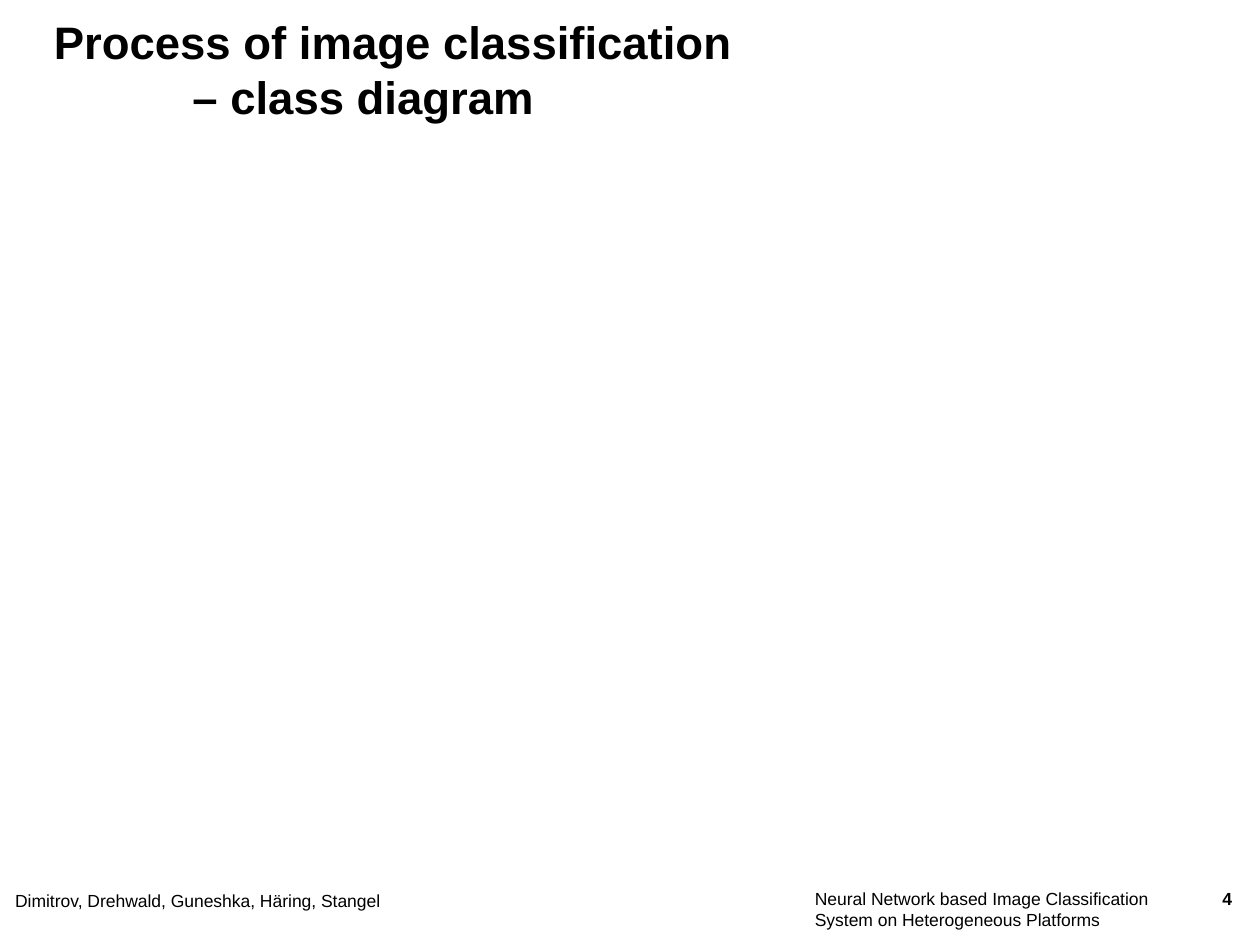
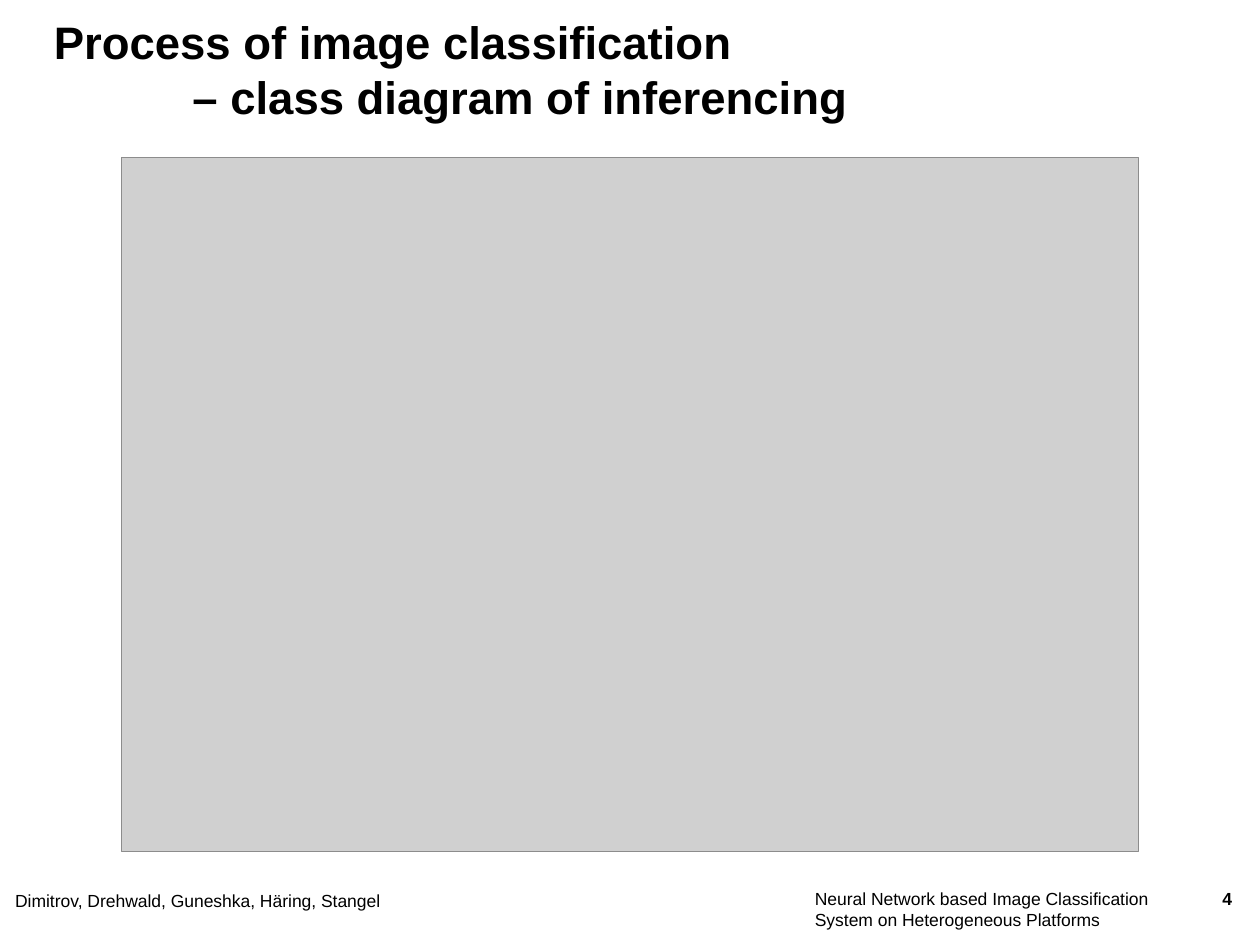
Before and after one commit to JohannesHaering/PSE, a slide deck: slide 4 of DesignPhase/colloqium_design.pptx. Drawn at 1260x945 pixels with LibreOffice and Linux fonts; fonts in the diff are those of the drawing; grey boxes stand for pictures; background and template pictures are left out. Boxes give left, top, right and bottom in pixels: in the first picture for what was removed or moved away, otherwise in the second. Text is boxed around its words. In the diff, an @@ line names an element or a change of style, - is before the commit and + after.

```diff
--- a/DesignPhase/colloqium_design.pptx
+++ b/DesignPhase/colloqium_design.pptx
@@ title at [54, 26, 847, 123]: text changed @@
-Process of image classification
-– class diagram
+Process of image classification
+– class diagram of inferencing
@@ picture added at [122, 158, 1139, 852] @@
```
Also in this commit, not shown: 5 other slides changed, 1 slide added, 9 other files.
